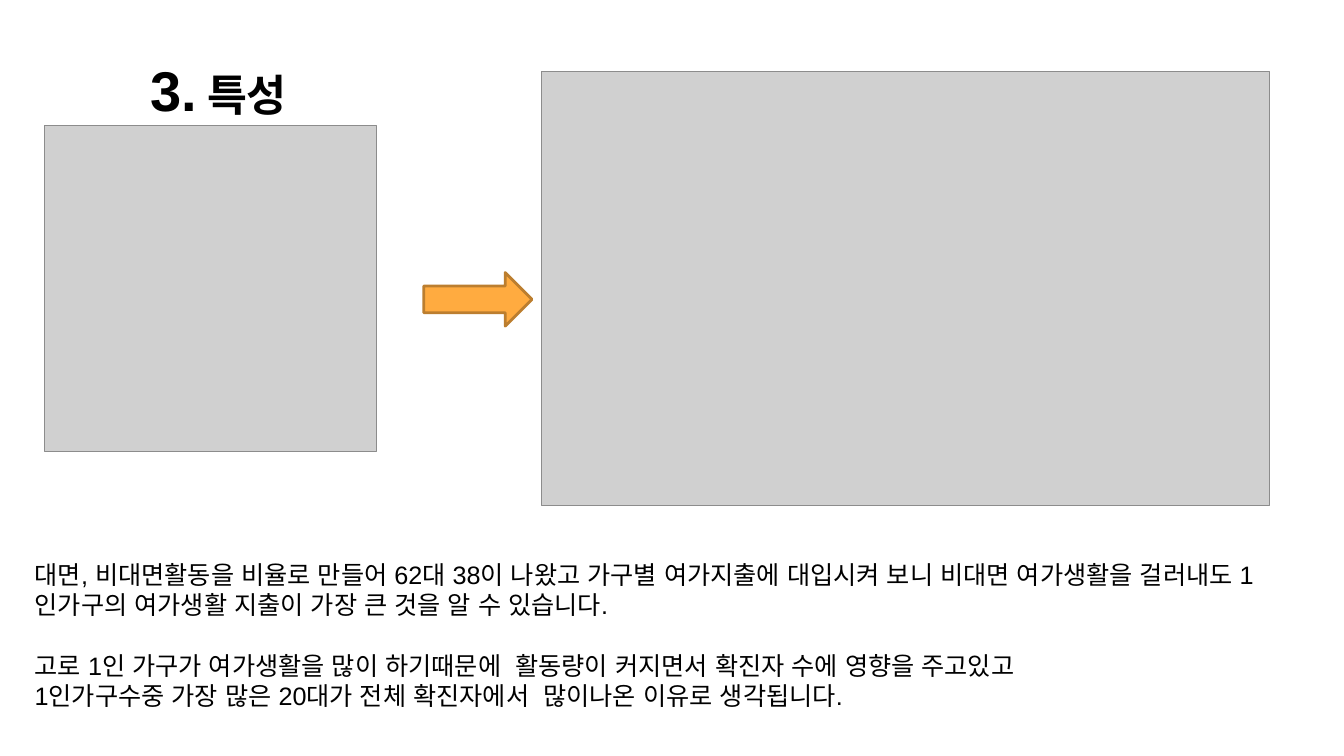
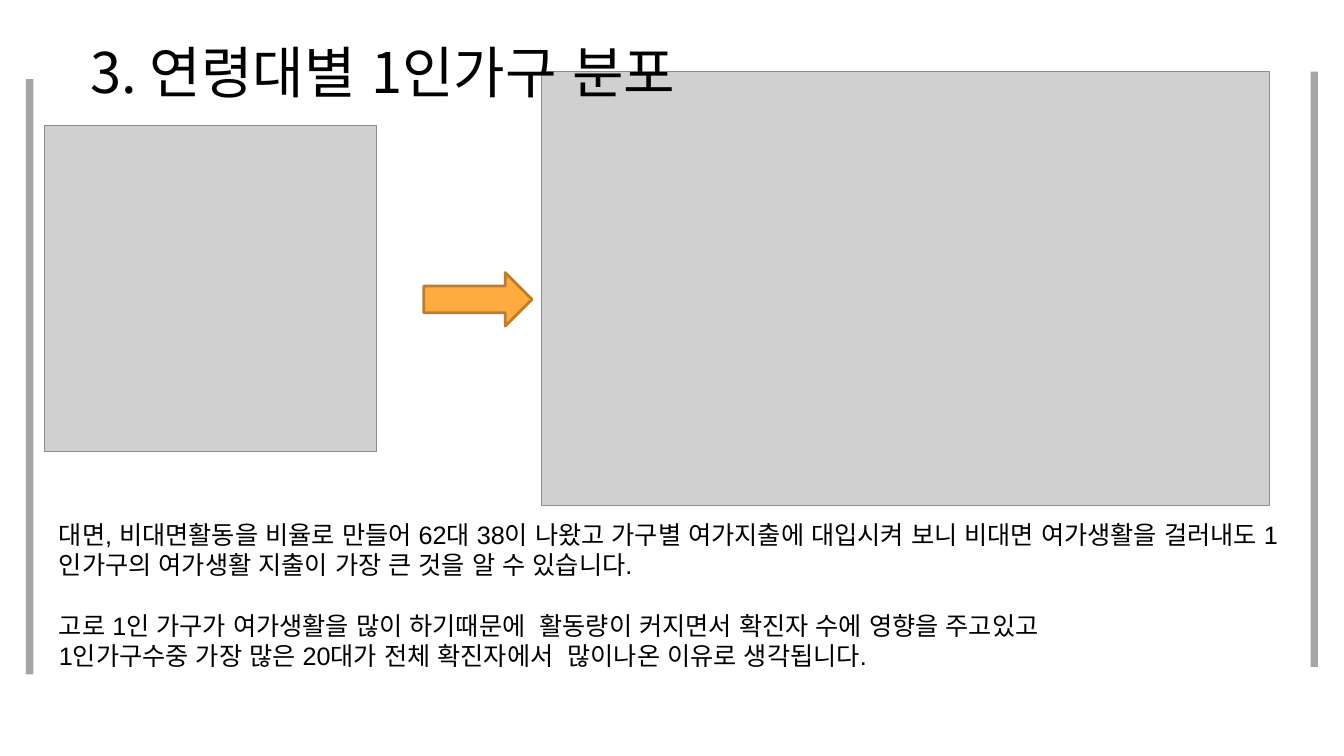
Before and after one commit to JooEHyeon/CORONA19_data_analysis, a slide deck: slide 25 of 최종합본.pptx (slide 26 before the commit). Drawn at 1344x756 pixels with LibreOffice and Linux fonts; fonts in the diff are those of the drawing; grey boxes stand for pictures. Boxes give left, top, right and bottom in pixels: in the first picture for what was removed or moved away, otherwise in the second. Text is boxed around its words. In the diff, an @@ line names an element or a change of style, - is before the commit and + after.

```diff
--- a/최종합본.pptx
+++ b/최종합본.pptx
@@ text added at box(91, 36, 675, 107), 40 pt, text #000000 @@
+3. 연령대별 1인가구 분포
@@ rectangle added at box(26, 79, 33, 675), fill #A6A6A6 @@
@@ text removed at box(151, 72, 287, 115) @@
-3. 특성
@@ rectangle added at box(1311, 72, 1318, 667), fill #A6A6A6 @@
@@ text "대면, 비대면활동을 비율로 만들어 62대 ...": place and size @@
-text "대면, 비대면활동을 비율로 만들어 62대 ..." at box(35, 563, 1233, 707)
+text "대면, 비대면활동을 비율로 만들어 62대 ..." at box(59, 523, 1257, 667)
```
Also in this commit, not shown: 24 other slides changed, 1 slide added, 2 slides removed.
